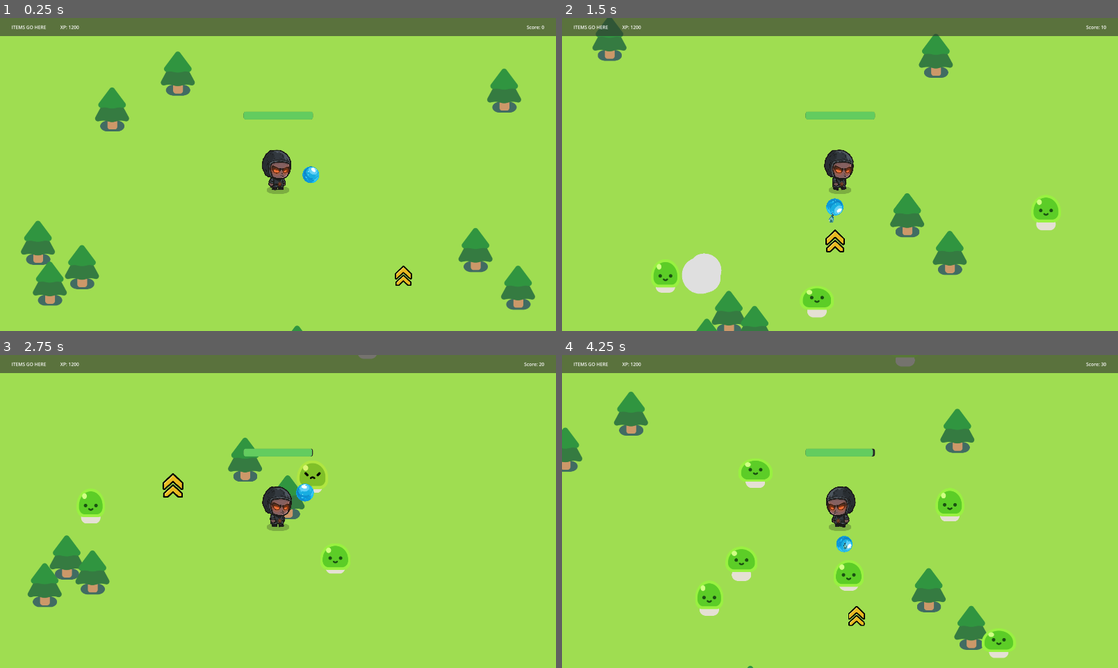
Above: before the commit, frames 1-4 (two rows, left to right).
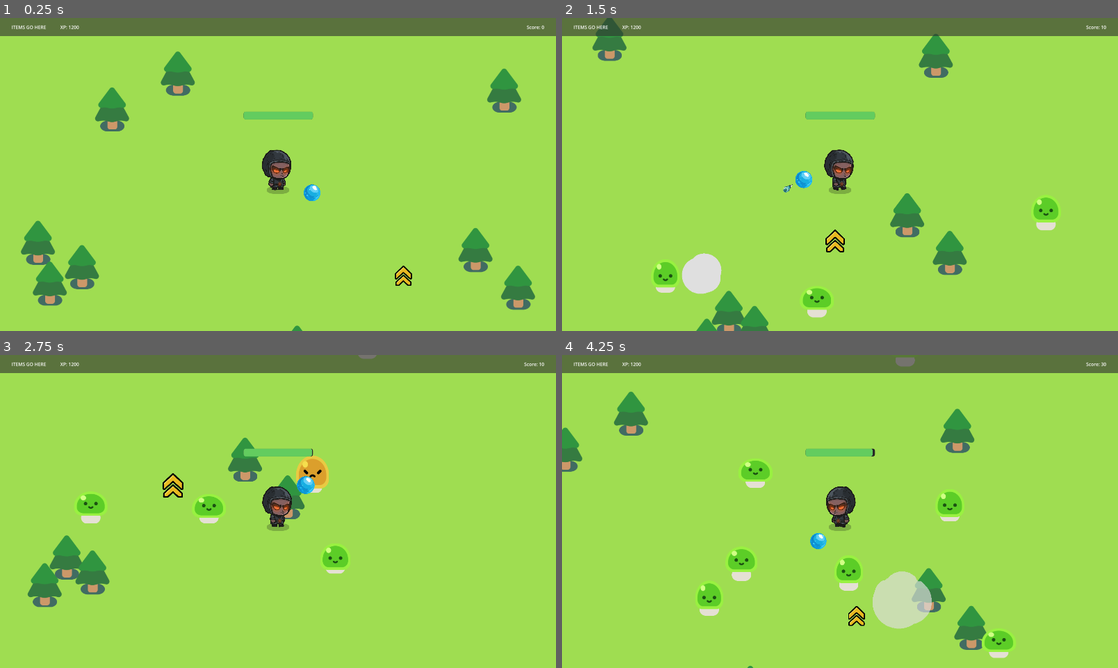
Above: after the commit, the same moments.

Repository: James-Christensen/survivors
Game: Godot game, scene res://Scenes/survivors_game.tscn
The game is run twice, just before and just after one commit, with the same random seed, the same clock (stepped at 60 frames per second) and the same inputs.
Inputs:
- Up to frame 1 (0.25 s): no input
- Up to frame 2 (1.5 s): hold D (move_right) 0.53-1.28 s; hold S (move_down) from 1.28 s (still down)
- Up to frame 3 (2.75 s): release S (move_down) at 2.03 s; hold D (move_right) from 2.03 s (still down)
- Up to frame 4 (4.25 s): release D (move_right) at 2.78 s; hold W (move_up) 2.78-3.53 s; hold A (move_left) from 3.53 s (still down)

The runs differ from the first frame. In frame 1, 0.3% of the frame differs, in the area x 54-58%, y 47-59%; in frame 2, 0.3%; in frame 3, 1.1%; in frame 4, 2.0%, in the area x 44-72%, y 30-88%.

Commit message:
Fixed bolt and orb issue

Diff:
--- a/2d-project-start/Scenes/player/bolt.tscn
+++ b/2d-project-start/Scenes/player/bolt.tscn
@@ -2,34 +2,6 @@
 
 [ext_resource type="Script" uid="uid://dqr8mtpl37wx1" path="res://Scenes/player/bullet.gd" id="1_7wmok"]
 [ext_resource type="Texture2D" uid="uid://dhwm2m0815er5" path="res://pistol/muzzle_flash/bolt_small.png" id="2_7wmok"]
-
-[sub_resource type="Animation" id="Animation_7wmok"]
-resource_name = "default"
-length = 0.3
-tracks/0/type = "value"
-tracks/0/imported = false
-tracks/0/enabled = true
-tracks/0/path = NodePath(".:scale")
-tracks/0/interp = 1
-tracks/0/loop_wrap = true
-tracks/0/keys = {
-"times": PackedFloat32Array(-0.0333333, 0.3),
-"transitions": PackedFloat32Array(1, 1),
-"update": 0,
-"values": [Vector2(0.405585, 0.44345), Vector2(1, 1)]
-}
-tracks/1/type = "value"
-tracks/1/imported = false
-tracks/1/enabled = true
-tracks/1/path = NodePath("../CollisionShape2D:scale")
-tracks/1/interp = 1
-tracks/1/loop_wrap = true
-tracks/1/keys = {
-"times": PackedFloat32Array(0, 0.333333),
-"transitions": PackedFloat32Array(1, 1),
-"update": 0,
-"values": [Vector2(0.406, 0.406), Vector2(1, 1)]
-}
 
 [sub_resource type="Animation" id="Animation_fjeg3"]
 length = 0.001
@@ -58,6 +30,34 @@
 "values": [Vector2(1, 1)]
 }
 
+[sub_resource type="Animation" id="Animation_7wmok"]
+resource_name = "default"
+length = 0.3
+tracks/0/type = "value"
+tracks/0/imported = false
+tracks/0/enabled = true
+tracks/0/path = NodePath(".:scale")
+tracks/0/interp = 1
+tracks/0/loop_wrap = true
+tracks/0/keys = {
+"times": PackedFloat32Array(0, 0.3),
+"transitions": PackedFloat32Array(1, 1),
+"update": 0,
+"values": [Vector2(0.5, 0.5), Vector2(1, 1)]
+}
+tracks/1/type = "value"
+tracks/1/imported = false
+tracks/1/enabled = true
+tracks/1/path = NodePath("../CollisionShape2D:scale")
+tracks/1/interp = 1
+tracks/1/loop_wrap = true
+tracks/1/keys = {
+"times": PackedFloat32Array(0, 0.3),
+"transitions": PackedFloat32Array(1, 1),
+"update": 0,
+"values": [Vector2(0.3, 0.3), Vector2(1, 1)]
+}
+
 [sub_resource type="AnimationLibrary" id="AnimationLibrary_1228c"]
 _data = {
 &"RESET": SubResource("Animation_fjeg3"),
@@ -65,12 +65,12 @@
 }
 
 [sub_resource type="CircleShape2D" id="CircleShape2D_1meno"]
-radius = 50.3333
+radius = 51.2931
 
 [node name="Bullet" type="Area2D"]
 top_level = true
 rotation = -0.91685
-scale = Vector2(1, 0.977629)
+scale = Vector2(0.3, 0.3)
 collision_layer = 3
 collision_mask = 3
 script = ExtResource("1_7wmok")
@@ -87,7 +87,7 @@
 autoplay = "default"
 
 [node name="CollisionShape2D" type="CollisionShape2D" parent="."]
-position = Vector2(45.4727, 6.87929)
+position = Vector2(41.6896, 8.55642)
 rotation = 0.130061
 shape = SubResource("CircleShape2D_1meno")
 
--- a/2d-project-start/Scenes/player/orb.gd
+++ b/2d-project-start/Scenes/player/orb.gd
@@ -1,20 +1,36 @@
 extends Area2D
 
 var target_enemy = null
+@onready var animation_player = %AnimationPlayer
 
-@onready var animation_player = %AnimationPlayer
+# Orbital movement variables
+var orbit_radius = 130.0  # Distance from player
+var orbit_speed = 2.0    # Rotation speed (radians per second)
+var current_angle = 0.0  # Current angle around the player
+@onready var player = get_parent()  # Assuming orb is child of player
 
 func _ready():
 	animation_player.play("default")
+	# Set initial position
+	update_orbital_position()
 
 func _process(delta):
+	# Update orbital movement
+	current_angle += orbit_speed * delta
+	update_orbital_position()
+
+	# Find target enemy but don't snap rotation to it
 	var enemies_in_range = get_overlapping_bodies()
 
 	if enemies_in_range.size() > 0:
 		target_enemy = get_closest_enemy(enemies_in_range)
-		look_at(target_enemy.global_position)
 	else:
 		target_enemy = null
+
+func update_orbital_position():
+	# Calculate position around the player
+	var offset = Vector2(cos(current_angle), sin(current_angle)) * orbit_radius
+	global_position = player.global_position + offset
 
 func get_closest_enemy(enemies: Array) -> Node2D:
 	var closest_enemy = null
@@ -35,8 +51,16 @@
 
 	const BULLET = preload("res://Scenes/player/bolt.tscn")
 	var new_bullet = BULLET.instantiate()
-	new_bullet.global_transform = %ShootingPoint.global_transform
-	%ShootingPoint.add_child(new_bullet)
+
+	# Calculate direction to target enemy
+	var direction_to_target = (target_enemy.global_position - %ShootingPoint.global_position).normalized()
+
+	# Set bullet position and rotation to aim at enemy
+	new_bullet.global_position = %ShootingPoint.global_position
+	new_bullet.rotation = direction_to_target.angle()
+
+	# Add bullet to scene (not as child of orb to avoid moving with orb)
+	get_tree().current_scene.add_child(new_bullet)
 
 func _on_timer_timeout() -> void:
 	shoot()
--- a/2d-project-start/Scenes/player/orb.tscn
+++ b/2d-project-start/Scenes/player/orb.tscn
@@ -104,7 +104,6 @@
 shape = SubResource("CircleShape2D_nthgb")
 
 [node name="WeaponPivot" type="Marker2D" parent="."]
-position = Vector2(110, 0)
 gizmo_extents = 47.7
 
 [node name="Orb" type="Sprite2D" parent="WeaponPivot"]
@@ -117,7 +116,7 @@
 [node name="ShootingPoint" type="Marker2D" parent="WeaponPivot/Orb"]
 unique_name_in_owner = true
 show_behind_parent = true
-position = Vector2(35, -11)
+position = Vector2(16, 0)
 gizmo_extents = 30.6
 
 [node name="AnimationPlayer" type="AnimationPlayer" parent="WeaponPivot/Orb"]
